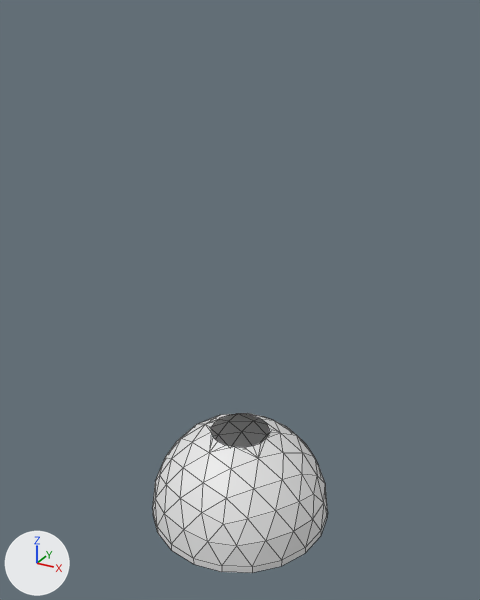
Renders of the Blender file raw/meshes/well_tunnel_chamber.blend from each side of a commit.
The view is the same before and after, from a camera (50 mm lens) standing at (12.73, -23.15, 20.77) and looking at (-0.04, 0.06, 9.17). The axes (+X, +Y, +Z) are drawn at lower left. The lights are the same throughout. Mesh edges are drawn as thin lines.

The first picture shows 'Chamber'.
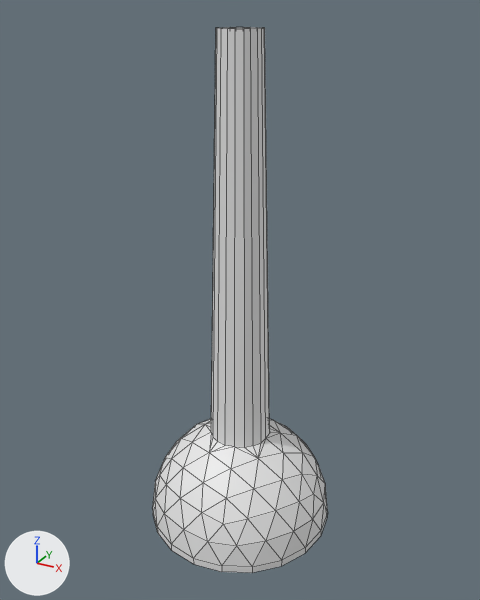
Changed parts and their boxes (x1, y1, x2, y2) in the pictures (480 x 600 px):
'Chamber', reshaped (240% taller): before (153, 413, 327, 573); after (153, 27, 327, 573)

Edits to the bpy script that builds the scene:
```text
Change me_icosphere:
    used by ob_chamber; location = (0.0, 0.0, 0.0)
    remove me_icosphere.from_pydata(...)  # 125 vertices, 191 faces; spans x -4.33..4.34, y -4.33..4.34, z -2.06..2.49
    add me_icosphere.from_pydata(...)  # 145 vertices, 211 faces; spans x -4.33..4.34, y -4.33..4.34, z -2.06..20.1
    me_icosphere part 1
    191 faces are deleted
    20 vertices are added at x -0.89..0.89, y -0.9..0.9, z 20.1
    211 new faces join them
```
